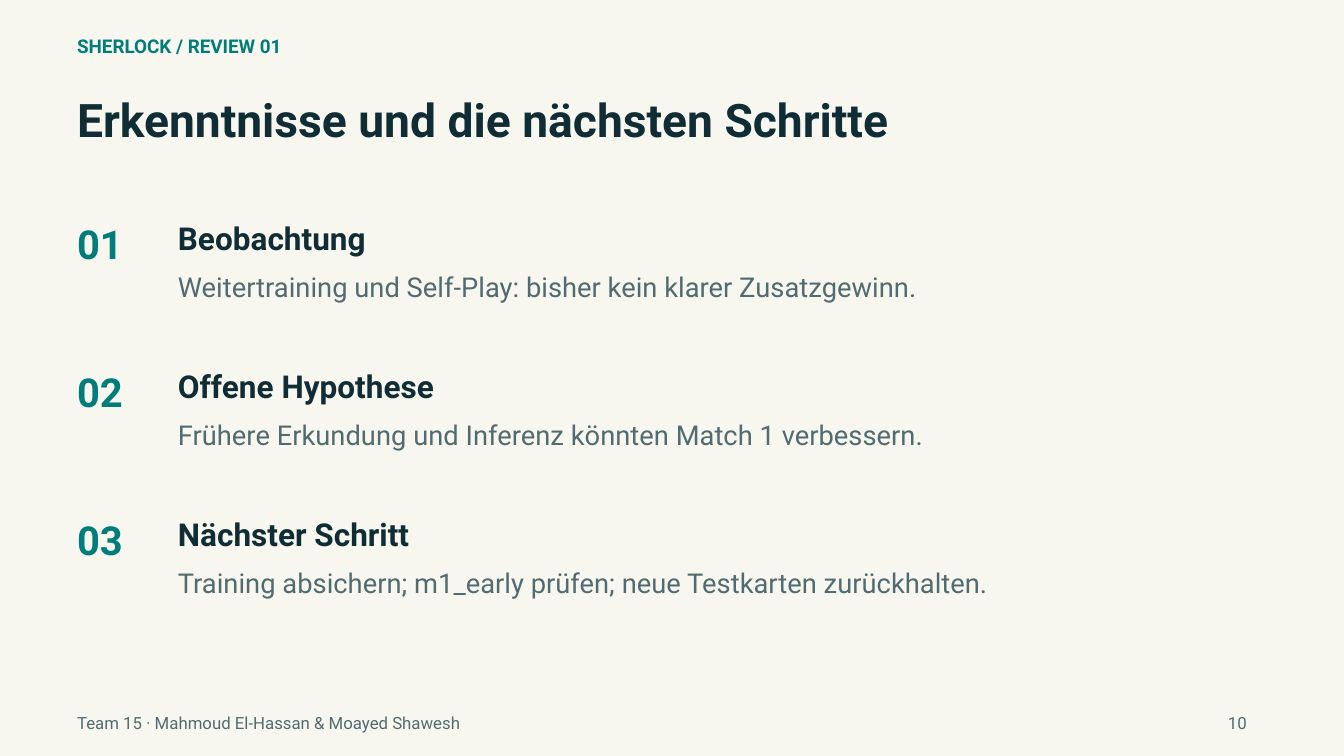
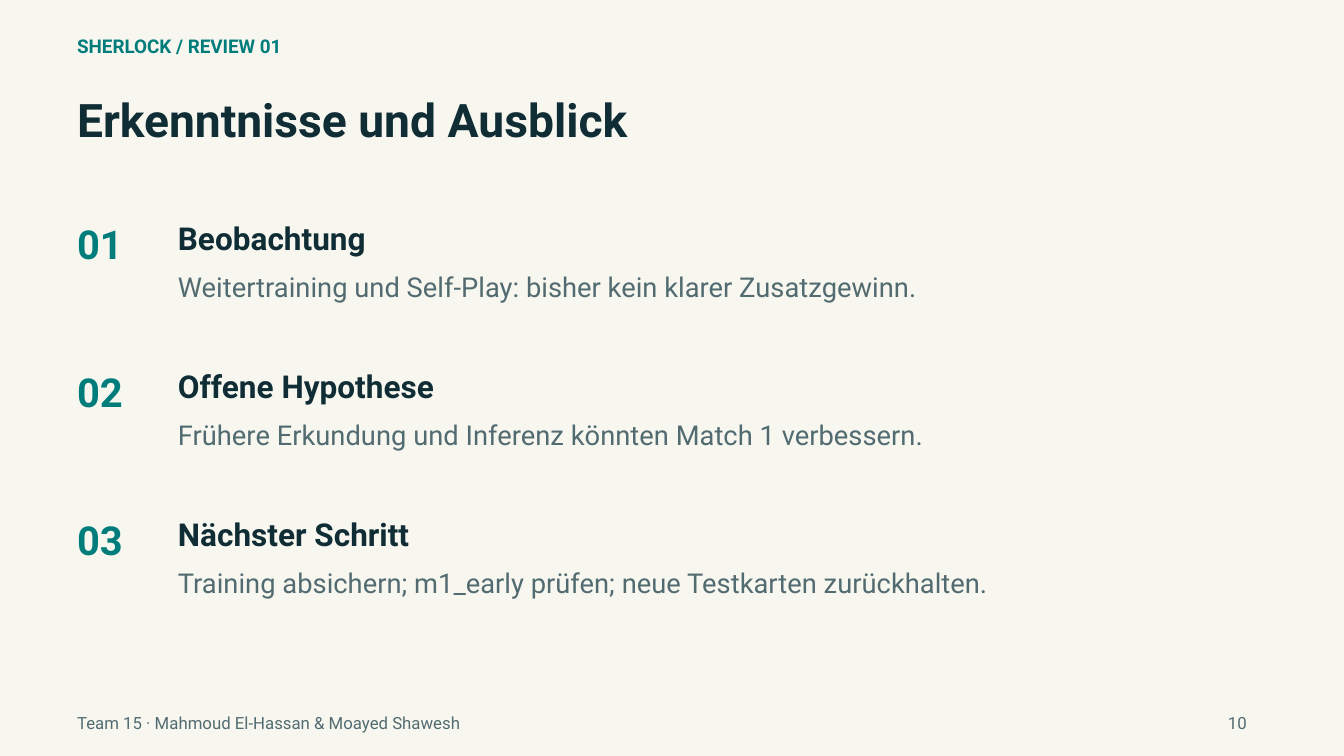
Before and after one commit to elhassanmahmoud/sherlock-luxAI-team15, a slide deck: slide 10 of docs/presentation/Sherlock_Review_16-10-2026.pptx. Drawn at 1344x756 pixels with LibreOffice and Linux fonts; fonts in the diff are those of the drawing. Boxes give left, top, right and bottom in pixels: in the first picture for what was removed or moved away, otherwise in the second. Text is boxed around its words. In the diff, an @@ line names an element or a change of style, - is before the commit and + after.

```diff
--- a/docs/presentation/Sherlock_Review_16-10-2026.pptx
+++ b/docs/presentation/Sherlock_Review_16-10-2026.pptx
@@ text at (77,102,628,138): text changed @@
-Erkenntnisse und die nächsten Schritte
+Erkenntnisse und Ausblick
```
Also in this commit, not shown: 11 other slides changed, 6 other files.
